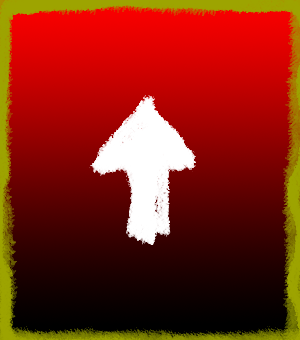
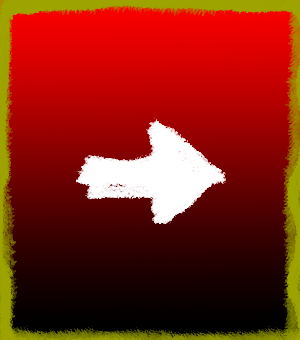
The second 300 x 340 image is a revision of the first. Changes to its layers:
added layer "Layer 2 copy 2" above "Layer 2 copy" over (x1=76, y1=117, x2=226, y2=224)
hid "Layer 2" over (x1=89, y1=95, x2=196, y2=245)
